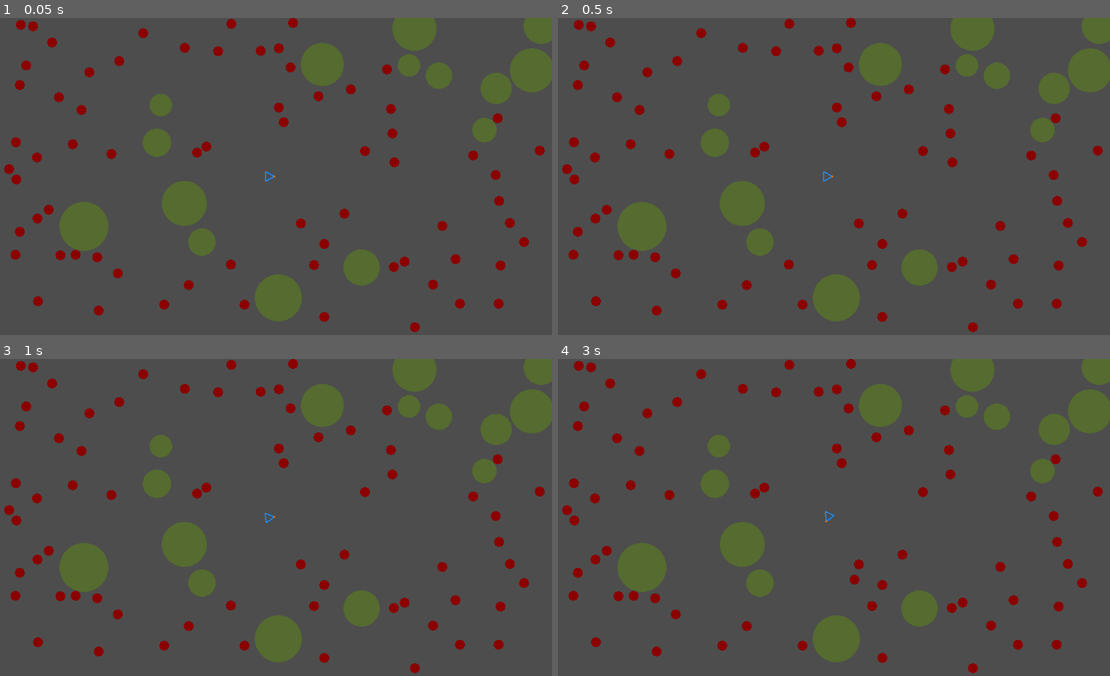
Above: before the commit, frames 1-4 (two rows, left to right).
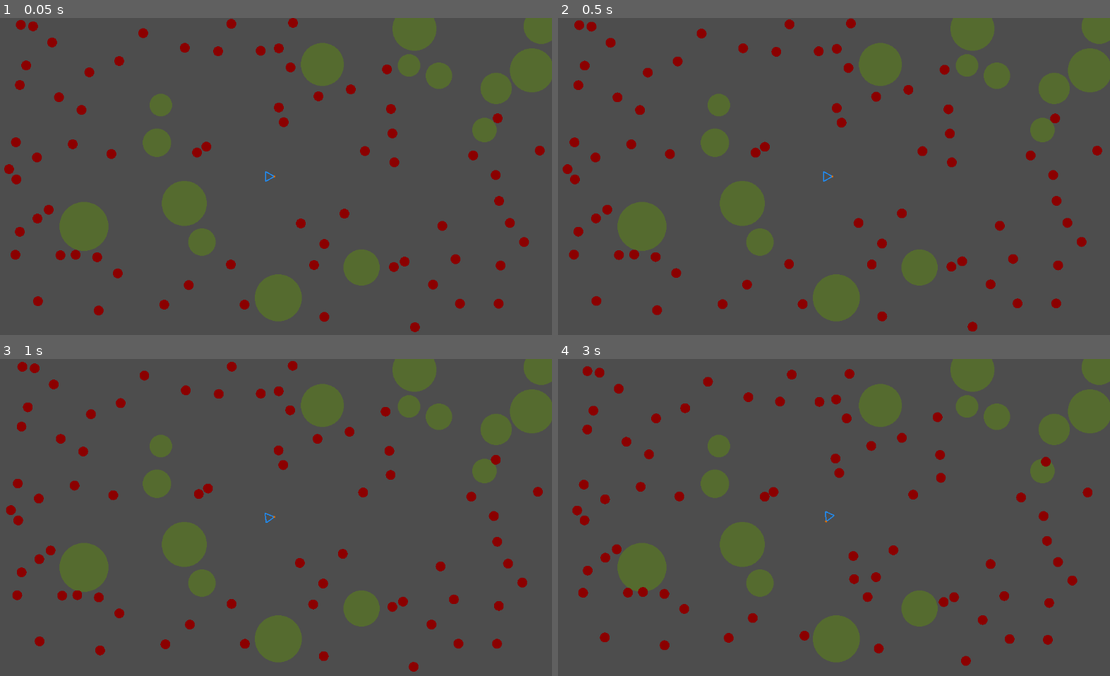
Above: after the commit, the same moments.

Repository: MagnusLucas/ai_1_zombie
Game: Godot game, scene res://main.tscn
Two runs of this game, one before a commit and one after it. Both use one fixed random seed, a clock stepped at 60 frames per second and the inputs below.
Inputs (mouse positions are in pixels of both pictures, inside the frame that each line leads up to):
- Up to frame 1 (0.05 s): no input
- Up to frame 2 (0.5 s): no input
- Up to frame 3 (1 s): move the mouse to (391, 501) at 0.52 s; click (391, 501) at 0.67 s
- Up to frame 4 (3 s): move the mouse to (712, 533) at 1.27 s; click (712, 533) at 1.42 s; move the mouse to (883, 447) at 2.02 s; click (883, 447) at 2.17 s; move the mouse to (800, 580) at 2.77 s; click (800, 580) at 2.92 s

Frame 1 is identical in both runs. In frame 2, 0.6% of the frame differs, in the area x 0-99%, y 0-100%; in frame 3, 1.6%; in frame 4, 5.9%.

Commit message:
Unpacking updated stuff from the zip

Diff:
--- /dev/null
+++ b/steeringBehaviors.gd
@@ -0,0 +1,32 @@
+class_name Steering_Behaviors
+extends Node
+
+var zombie
+
+func _init() -> void:
+	pass
+
+# Called when the node enters the scene tree for the first time.
+func _ready() -> void:
+	zombie = get_parent()
+
+# Called every frame. 'delta' is the elapsed time since the previous frame.
+func _process(delta: float) -> void:
+	# proper dying (but with consequences)
+	if zombie.position.distance_to(zombie.get_parent().get_child(0).position) < zombie.radius:
+		zombie.get_parent().get_child(0).queue_free()
+
+func calculate_steering_force():
+	var force_sum = Vector2.ZERO
+	var player_position = zombie.get_parent().get_child(0).position
+	# code goes here
+	force_sum += seek(player_position)
+	return force_sum
+
+func seek(target_position):
+	var desired_velocity = (target_position - zombie.position).normalized() * zombie.max_speed
+	return desired_velocity - zombie.velocity
+
+func flee(target_position): # add panic distance
+	var desired_velocity = (zombie.position - target_position).normalized() * zombie.max_speed
+	return desired_velocity - zombie.velocity
--- a/zombie.gd
+++ b/zombie.gd
@@ -4,6 +4,17 @@
 static var radius = 10;
 var color = Color.DARK_RED
 var filled = true
+
+var velocity = Vector2(0,0)
+var heading = velocity.normalized()
+var side = heading.rotated(PI/2)
+
+var mass = 1
+var max_speed = 10
+var max_force = 10
+var max_turn_rate = 10 #rad/s
+
+var steering_behavior
 
 static func not_on_obstacle_or_zombie(obstacles, zombies, potential_coords):
 	for obstacle in obstacles:
@@ -17,10 +28,21 @@
 func _init(coords) -> void:
 	position = coords
 
-# Called every frame. 'delta' is the elapsed time since the previous frame.
-func _process(_delta: float) -> void:
-	pass
+func _ready() -> void:
+	steering_behavior = Steering_Behaviors.new()
+	add_child(steering_behavior)
 
+func _physics_process(delta: float) -> void:
+	var acceleration = steering_behavior.calculate_steering_force()/mass
+	# update velocity
+	velocity += acceleration * delta
+	velocity = velocity.limit_length(max_speed)
+	# update position
+	position += velocity * delta
+
+	if not velocity.is_zero_approx():
+		heading = velocity.normalized()
+		side = heading.rotated(PI/2)
 
 func _draw():
 	draw_circle(Vector2i(0,0), radius, color)
